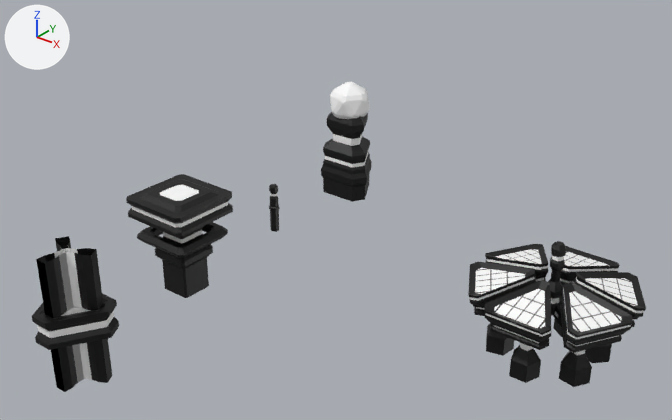
What one commit did to the Blender file MLD66/Raw Assets/buildings.blend.
Before and after are seen from a 50 mm lens placed at (9.42, -10.15, 6.75), pointed at (0.69, 0.76, -0.01). The axes (+X, +Y, +Z) are drawn at upper left. The lights are the same throughout.

Objects in the first picture: 'connector', 'connector_detail', 'cpu', 'laserdrill', 'laserdrill_lens', 'solarpanel', 'solarpanel_panes'.
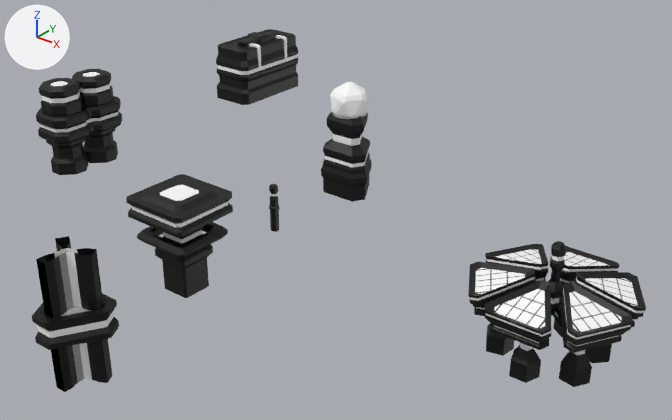
Commit message: battery and silo

What differs and where, as boxes (x1, y1, x2, y2) in the pictures (672 x 420 px):
```json
{"object": "mineral silo", "change": "added", "after": [36, 69, 122, 175], "on screen": "black"}
{"object": "battery", "change": "added", "after": [216, 29, 298, 105], "on screen": "black"}
```

The change, as JSON lines over the scene's bpy script:
```json
{"op": "add", "block": "me_cube_001", "code": ["me_cube_001 = bpy.data.meshes.new('Cube.001')", "me_cube_001.from_pydata(...)  # 184 vertices, 162 faces; spans x -0.43..0.43, y -0.79..0.0, z -0.41..1.32", "me_cube_001.materials.append(mat_active_emiss_png_001)  # picture img_active_emiss_png_001"]}
{"op": "add", "block": "me_cube_002", "code": ["me_cube_002 = bpy.data.meshes.new('Cube.002')", "me_cube_002.from_pydata(...)  # 190 vertices, 159 faces; spans x -0.517..0.496, y -0.956..0.0, z -0.246..1.107", "me_cube_002.materials.append(mat_active_emiss_png_001)  # picture img_active_emiss_png_001"]}
{"op": "add", "block": "ob_mineral_silo", "code": ["ob_mineral_silo = bpy.data.objects.new('mineral silo', me_cube_001)", "ob_mineral_silo.location = (-5.0, 0.0, 0.0)", "_m = ob_mineral_silo.modifiers.new('Mirror', 'MIRROR')", "_m.use_axis = (False, True, False)", "_m.use_clip = True", "_m.use_mirror_merge = False"]}
{"op": "add", "block": "ob_battery", "code": ["ob_battery = bpy.data.objects.new('battery', me_cube_002)", "ob_battery.location = (-5.0, 5.0, 0.0)", "_m = ob_battery.modifiers.new('Mirror', 'MIRROR')", "_m.use_axis = (False, True, False)", "_m.use_clip = True"]}
```
